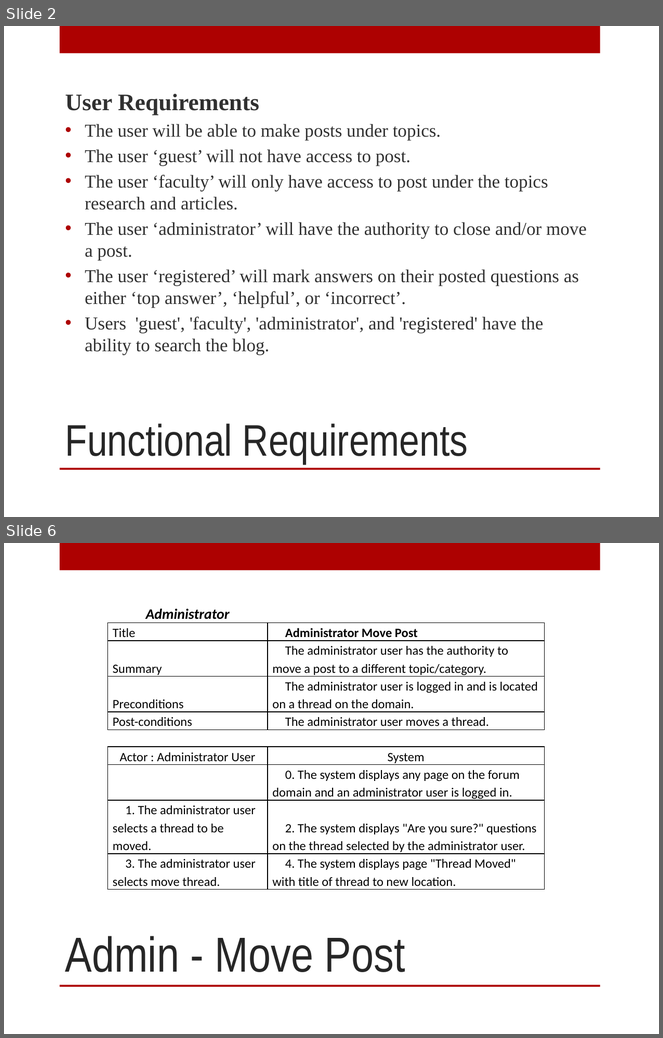
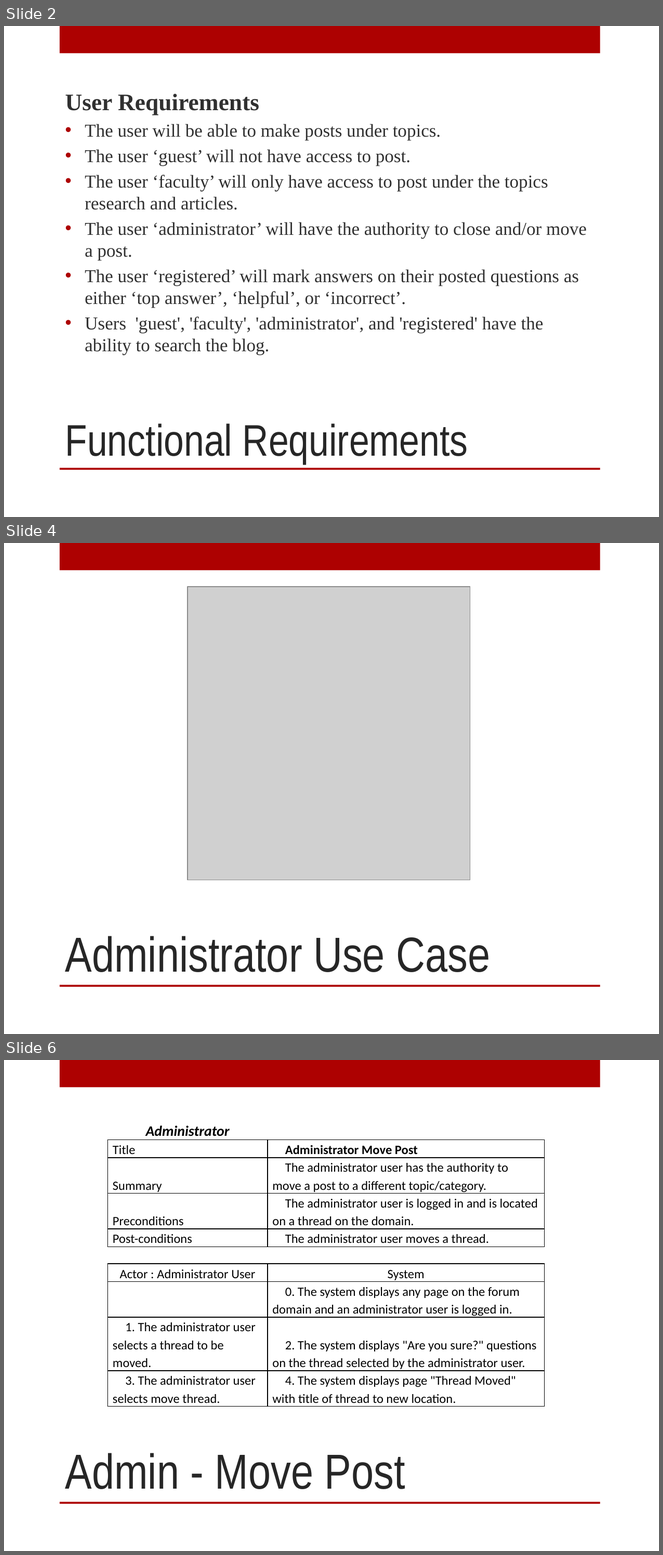
Before and after one commit to patrickbraud/CapstoneProject, a slide deck: Proposal/Design/Design_Presentation.pptx. Shown one above the other, each under a label of ours: slides 2 and 6 before the commit, slides 2, 4 and 6 after it; the slides between them are not shown. The pictures are 663x1038 and 663x1555 pixels, drawn with LibreOffice and Linux fonts; fonts in the diff are those of the drawing; grey boxes stand for pictures; background and template pictures are left out. Boxes give left, top, right and bottom in pixels: in the first picture for what was removed or moved away, otherwise in the second. Text is boxed around its words. In the diff, an @@ line names an element or a change of style, - is before the commit and + after.

Commit message:
small changes
added blog manager use case

```diff
--- a/Proposal/Design/Design_Presentation.pptx
+++ b/Proposal/Design/Design_Presentation.pptx
@@ slide 4 added at [4,543,659,1034], background picture (left out); not listed: 2 template elements that a slide beside it also shows @@
@@ picture added at [188,587,470,880] @@
@@ title added at [65,936,491,973], 54 pt, text #262626 @@
+Administrator Use Case
```
Also in this commit, not shown: 3 slides changed, 1 other slide added, 1 slide removed.
